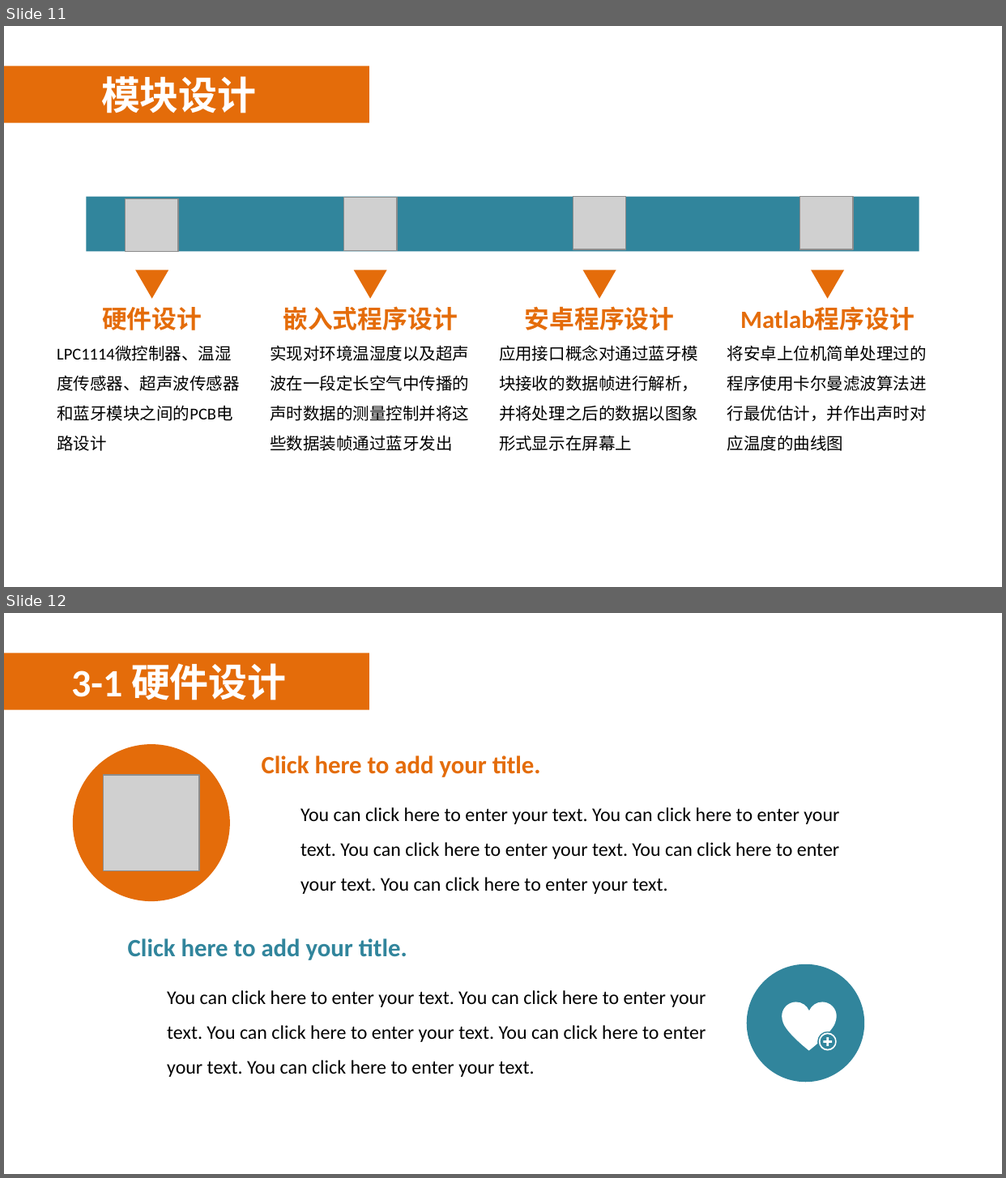
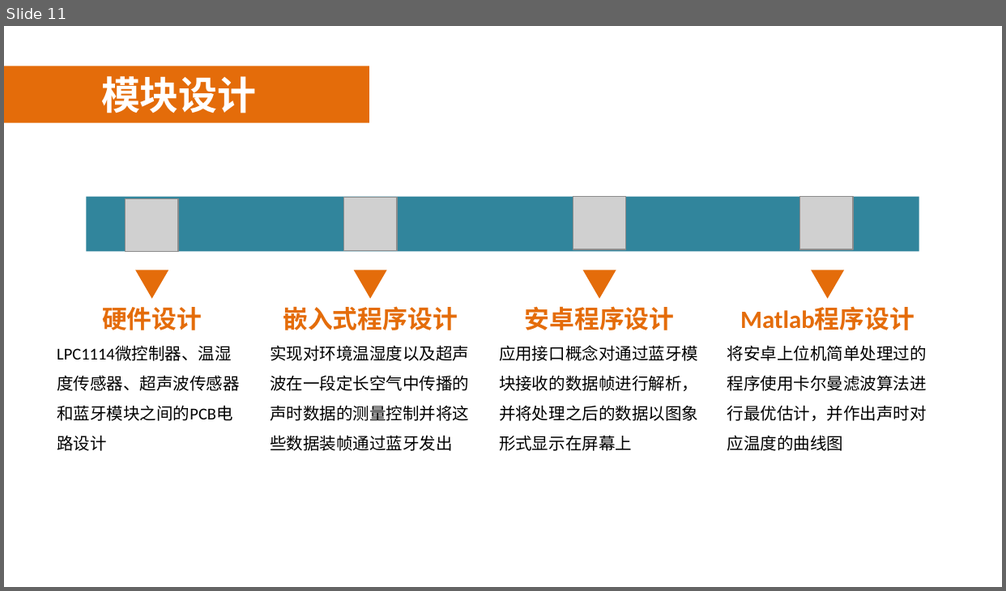
Before and after one commit to PaulingZhou/GraduationDesign, a slide deck: 答辩ppt.pptx. Shown one above the other, each under a label of ours: slides 11 and 12 before the commit, slide 11 after it. The pictures are 1006x1178 and 1006x591 pixels, drawn with LibreOffice and Linux fonts; fonts in the diff are those of the drawing; grey boxes stand for pictures; background and template pictures are left out. Boxes give left, top, right and bottom in pixels: in the first picture for what was removed or moved away, otherwise in the second. Text is boxed around its words. In the diff, an @@ line names an element or a change of style, - is before the commit and + after.

Commit message:
ppt已做到硬件电路设计的超声波模块发送电路 输入模块还未完成

```diff
--- a/答辩ppt.pptx
+++ b/答辩ppt.pptx
@@ slide 12 removed at (4, 613, 1002, 1174), background picture (left out); not listed: 2 template elements that a slide beside it also shows @@
@@ text removed at (71, 663, 286, 700) @@
-3-1 硬件设计
@@ ellipse removed at (73, 745, 229, 901) @@
@@ text removed at (262, 756, 541, 777) @@
-Click here to add your title.
@@ picture removed at (104, 775, 199, 871) @@
@@ text removed at (300, 807, 839, 894) @@
-You can click here to enter your text. You can click here to enter your text. You can click here to enter your text. You can click here to enter your text. You can click here to enter your text.
@@ text removed at (128, 939, 407, 960) @@
-Click here to add your title.
@@ ellipse removed at (747, 965, 864, 1082) @@
@@ text removed at (167, 990, 705, 1077) @@
-You can click here to enter your text. You can click here to enter your text. You can click here to enter your text. You can click here to enter your text. You can click here to enter your text.
@@ freeform shape removed at (782, 1002, 836, 1051) @@
```
Also in this commit, not shown: 1 slide changed, 4 slides added, 22 other files.
